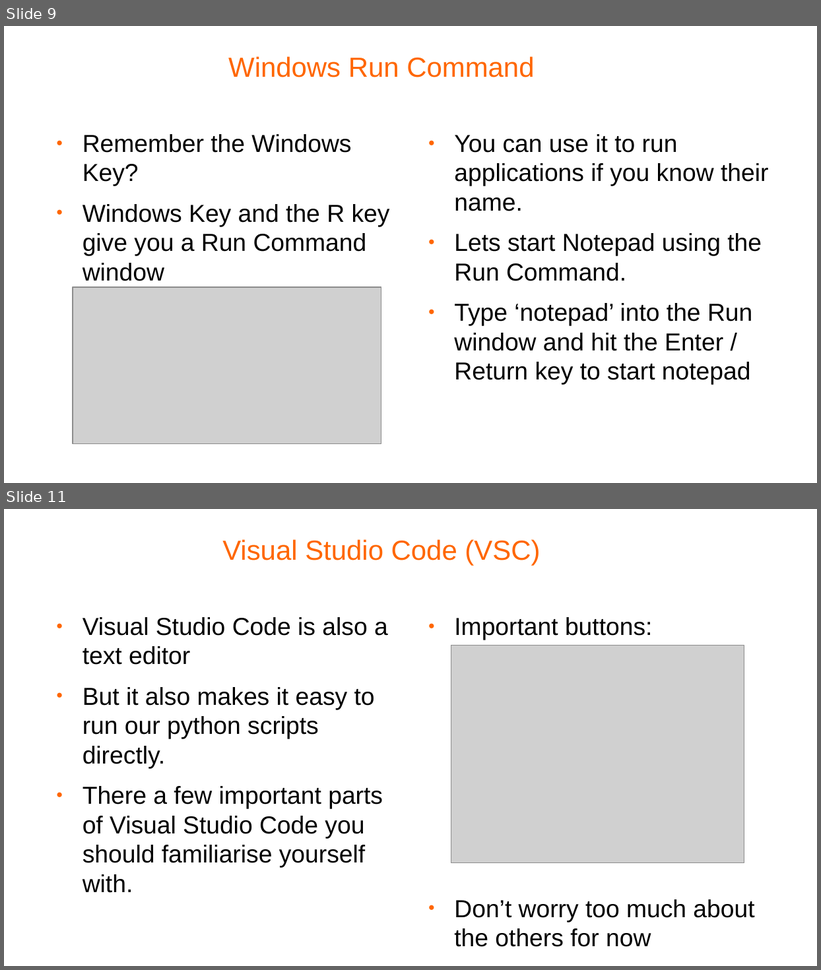
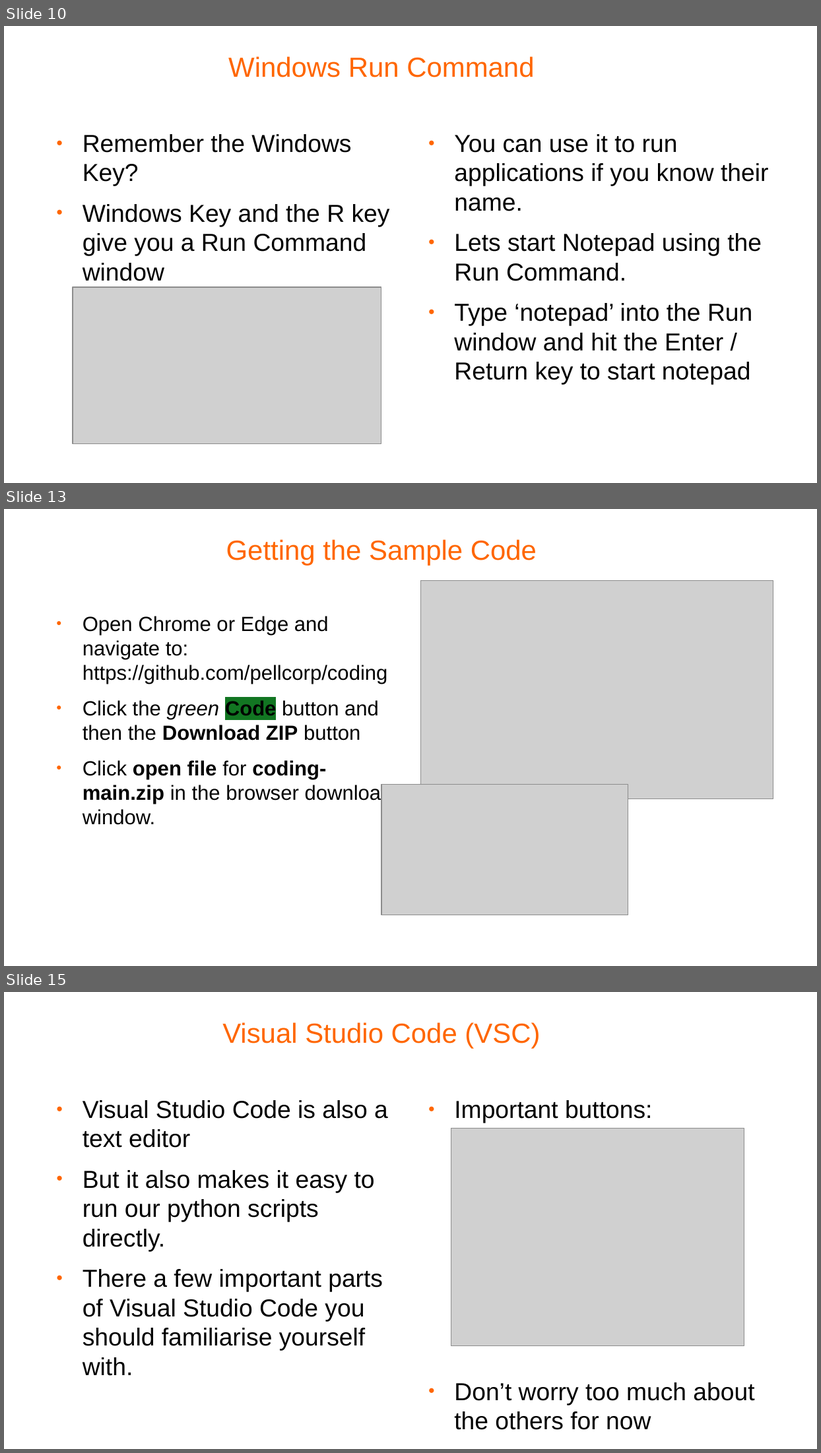
Before and after one commit to pellcorp/coding, a slide deck: docs/windows fundamentals.odp. Shown one above the other, each under a label of ours: slides 9 and 11 before the commit, slides 10, 13 and 15 after it; the slides between them are not shown. The pictures are 821x970 and 821x1453 pixels, drawn with LibreOffice and Linux fonts; fonts in the diff are those of the drawing; grey boxes stand for pictures; background and template pictures are left out. Boxes give left, top, right and bottom in pixels: in the first picture for what was removed or moved away, otherwise in the second. Text is boxed around its words. In the diff, an @@ line names an element or a change of style, - is before the commit and + after.

```diff
--- a/docs/windows fundamentals.odp
+++ b/docs/windows fundamentals.odp
@@ slide 13 added at (4,509,817,966), background #FFFFFF @@
@@ title added at (226,539,537,565), 27 pt, text #FF6600 @@
+Getting the Sample Code
@@ picture added at (421,580,774,799) @@
@@ text added at (83,616,393,825), 20 pt, text #000000 @@
+● Open Chrome or Edge and navigate to: https://github.com/pellcorp/coding
+● Click the green Code button and then the Download ZIP button
+● Click open file for coding-main.zip in the browser download window.
@@ picture added at (382,785,628,916) @@
@@ what was slide 9 is now slide 10 @@
@@ what was slide 11 is now slide 15 @@
```
Also in this commit, not shown: 2 slides changed, 4 other slides added, 4 other files.
